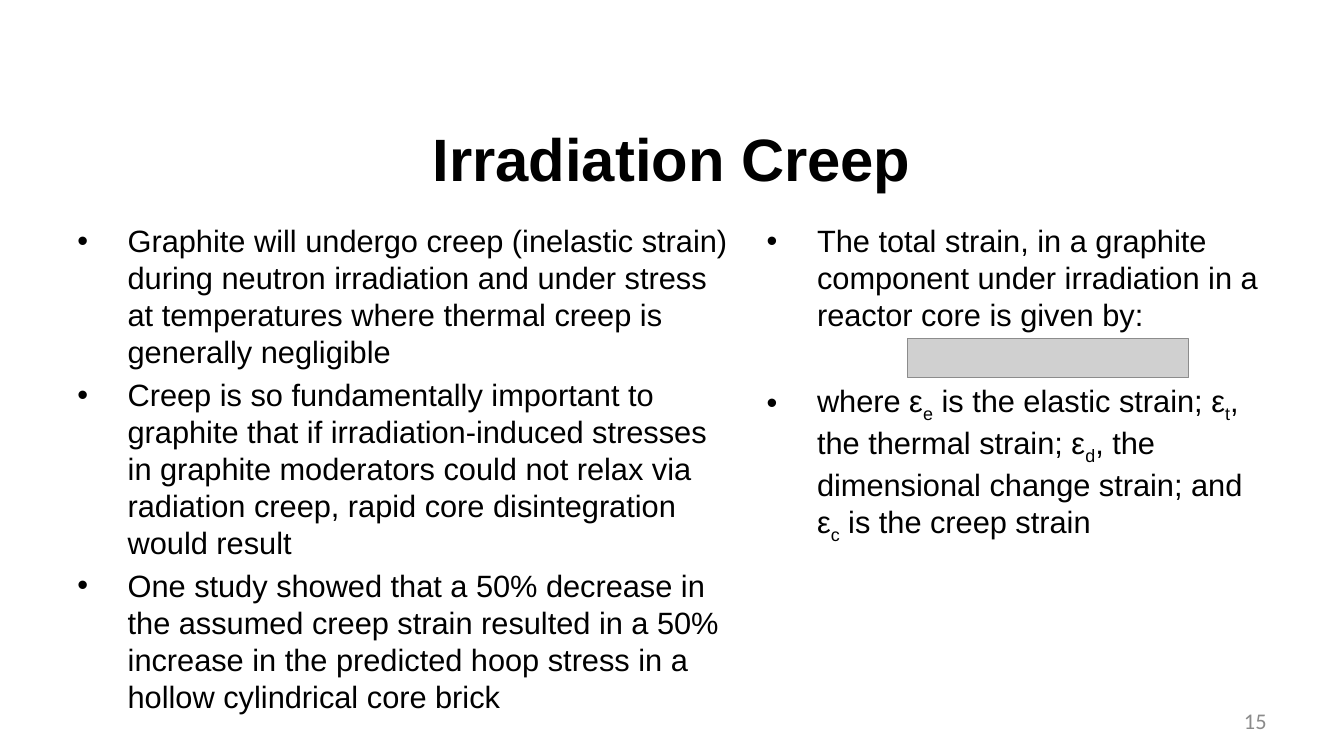
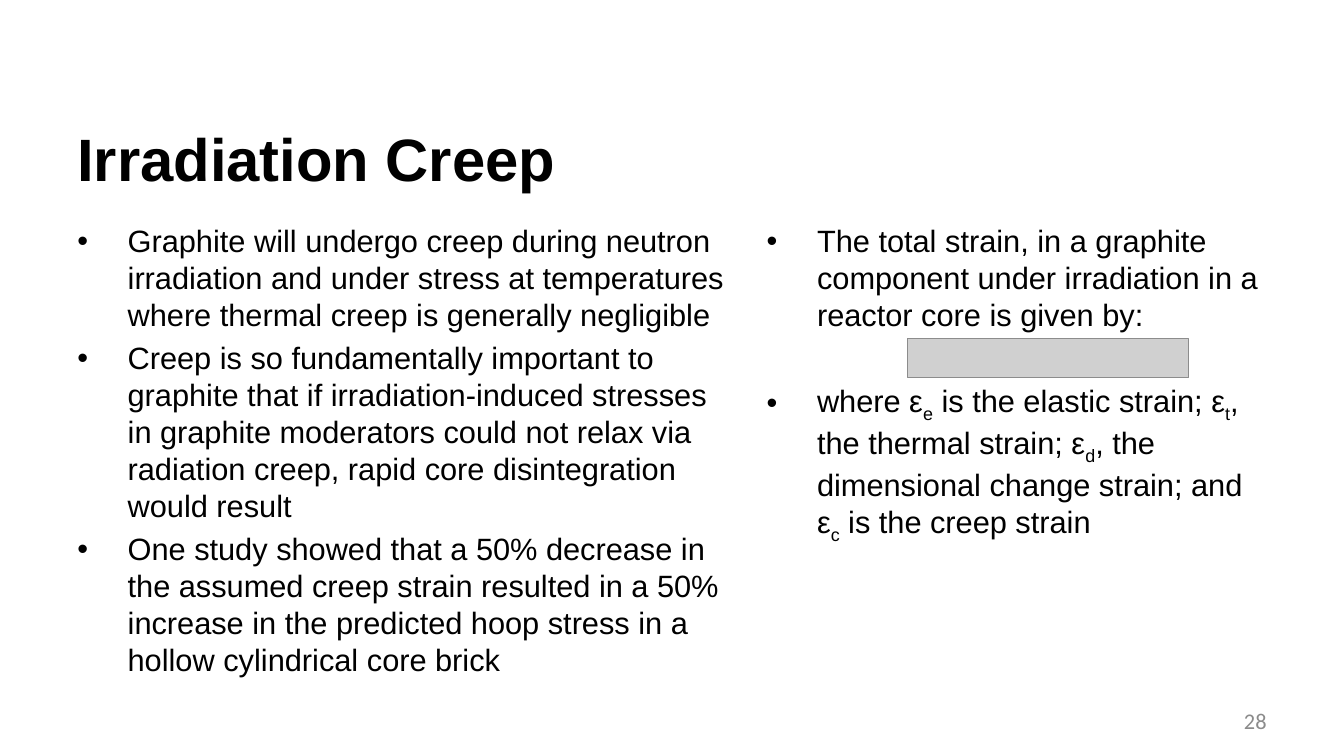
Before and after one commit to benbeeler/TEACHING, a slide deck: slide 28 of Advanced Reactor Materials/Fall2025/Lec5_TRISO.pptx (slide 15 before the commit). Drawn at 1344x756 pixels with LibreOffice and Linux fonts; fonts in the diff are those of the drawing; grey boxes stand for pictures; background and template pictures are left out. Boxes give left, top, right and bottom in pixels: in the first picture for what was removed or moved away, otherwise in the second. Text is boxed around its words. In the diff, an @@ line names an element or a change of style, - is before the commit and + after.

```diff
--- a/Advanced Reactor Materials/Fall2025/Lec5_TRISO.pptx
+++ b/Advanced Reactor Materials/Fall2025/Lec5_TRISO.pptx
@@ title "Irradiation Creep" at (x1=77, y1=137, x2=555, y2=193): alignment centre to left @@
@@ text at (x1=128, y1=229, x2=724, y2=332): text changed @@
-• Graphite will undergo creep (inelastic strain) during neutron irradiation and under stress at temperatures where thermal creep is generally negligible
+• Graphite will undergo creep during neutron irradiation and under stress at temperatures where thermal creep is generally negligible
@@ page number at (x1=1244, y1=714, x2=1267, y2=729): text changed @@
-15
+28
```
Also in this commit, not shown: 18 other slides changed, 15 slides added, 18 slides removed, 5 other files.
